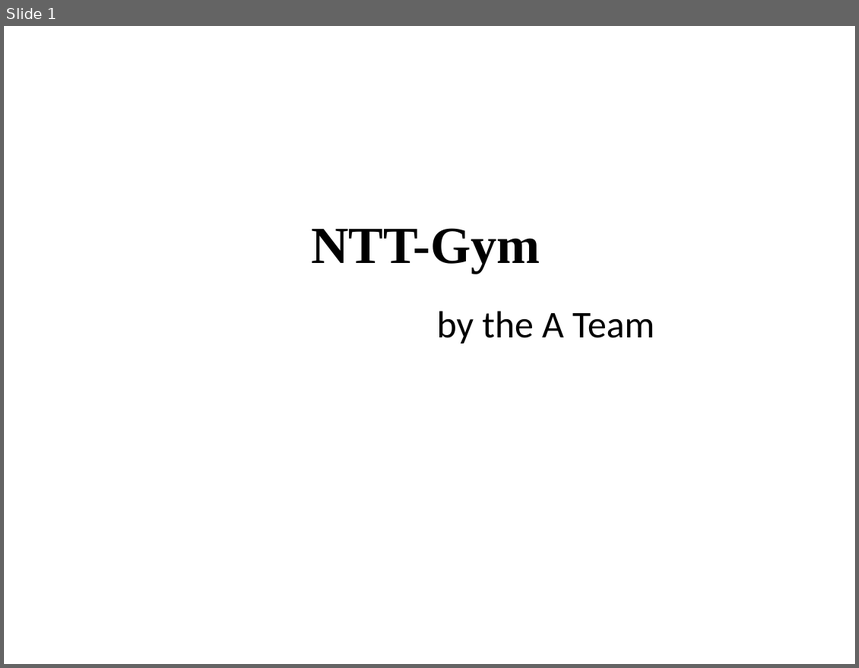
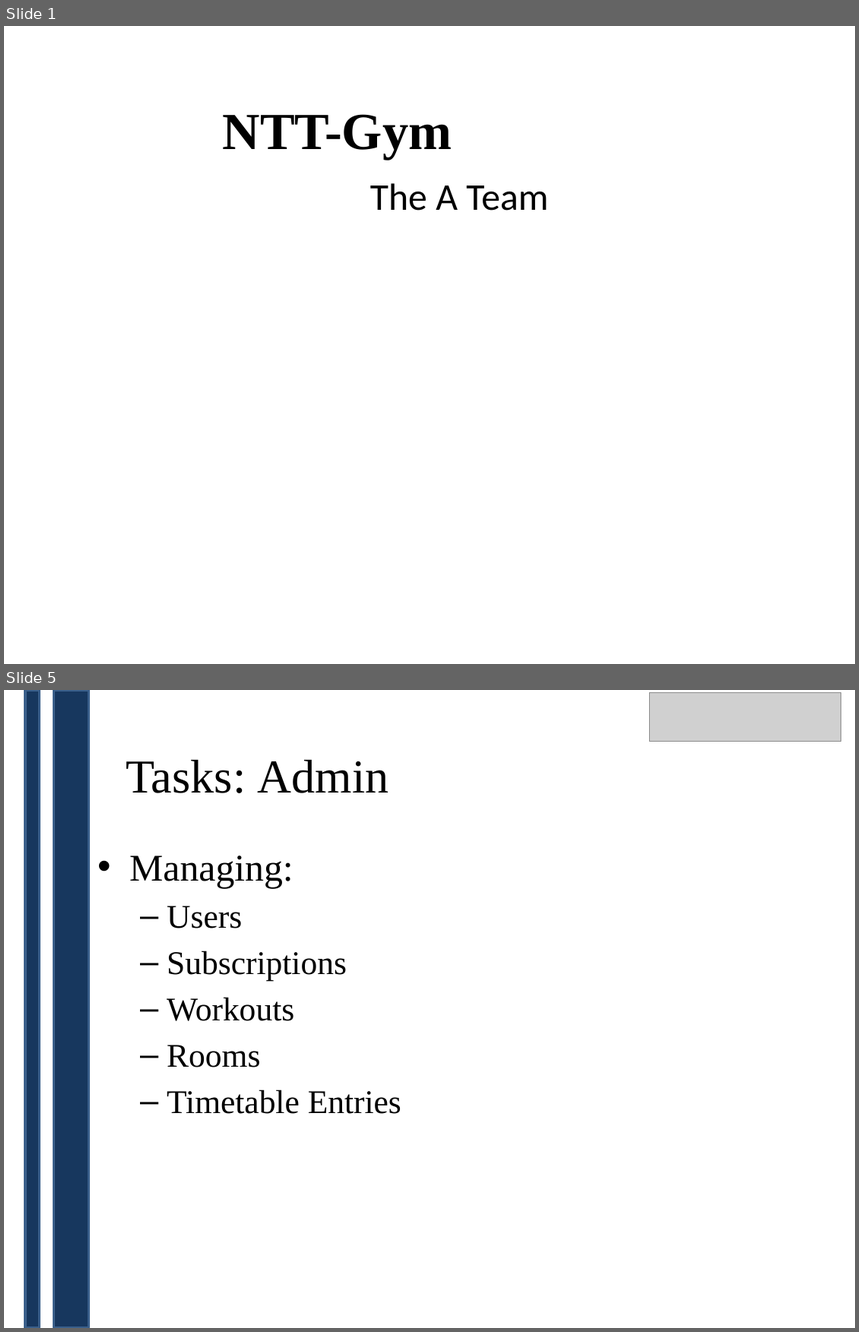
Before and after one commit to CCMV2/GymApplication, a slide deck: documentation/Documents/NTT-Gym.pptx. Shown one above the other, each under a label of ours: slide 1 before the commit, slides 1 and 5 after it; the slides between them are not shown. The pictures are 859x668 and 859x1332 pixels, drawn with LibreOffice and Linux fonts; fonts in the diff are those of the drawing; grey boxes stand for pictures; background and template pictures are left out. Boxes give left, top, right and bottom in pixels: in the first picture for what was removed or moved away, otherwise in the second. Text is boxed around its words. In the diff, an @@ line names an element or a change of style, - is before the commit and + after.

```diff
--- a/documentation/Documents/NTT-Gym.pptx
+++ b/documentation/Documents/NTT-Gym.pptx
@@ slide 5 added at [4, 690, 855, 1328], background #FFFFFF @@
@@ rectangle added at [25, 690, 40, 1328], fill #17375E, outline #3A5F8C 2 pt @@
@@ rectangle added at [53, 690, 89, 1328], fill #17375E, outline #3A5F8C 2 pt @@
@@ picture added at [649, 692, 841, 741] @@
@@ text added at [126, 759, 389, 793], 40 pt, text #000000 @@
+Tasks: Admin
@@ text added at [129, 856, 401, 1114], 28 pt, text #000000 @@
+• Managing:
+  – Users
+  – Subscriptions
+  – Workouts
+  – Rooms
+  – Timetable Entries
@@ slide 1 changed as well @@
@@ title "NTT-Gym": place and size @@
-title "NTT-Gym" at [311, 228, 541, 273]
+title "NTT-Gym" at [223, 114, 452, 160]
@@ subtitle at [370, 183, 548, 211]: text changed @@
-by the A Team
+The A Team
```
Also in this commit, not shown: 6 other slides changed, 10 other slides added, 11 slides removed.
